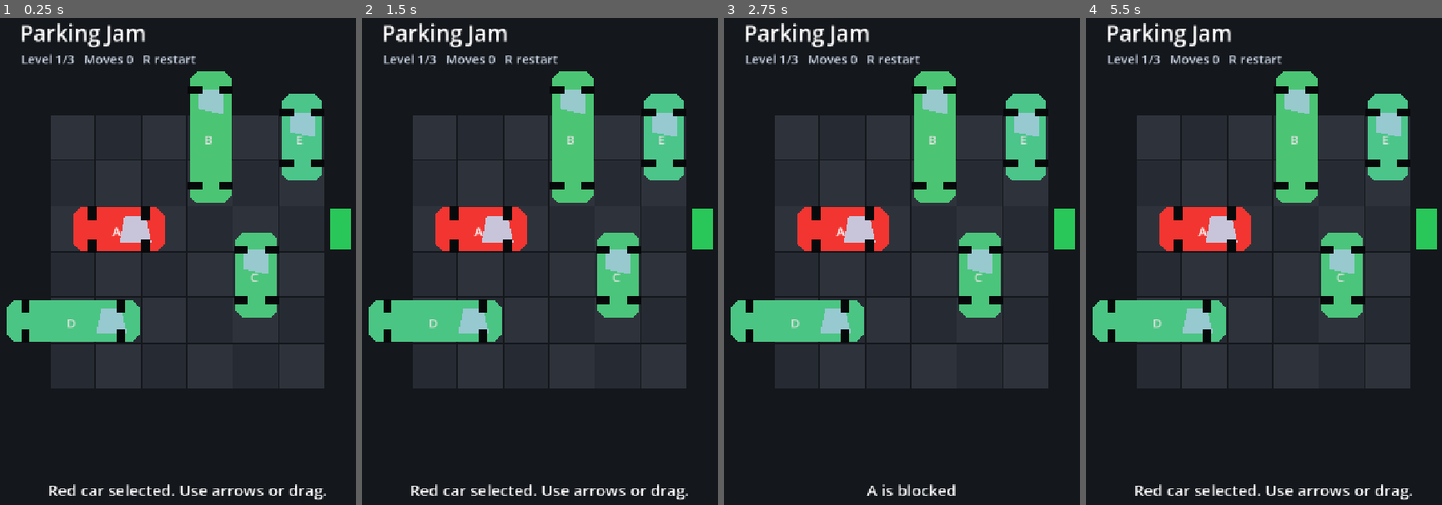
Above: before the commit, frames 1-4 (left to right).
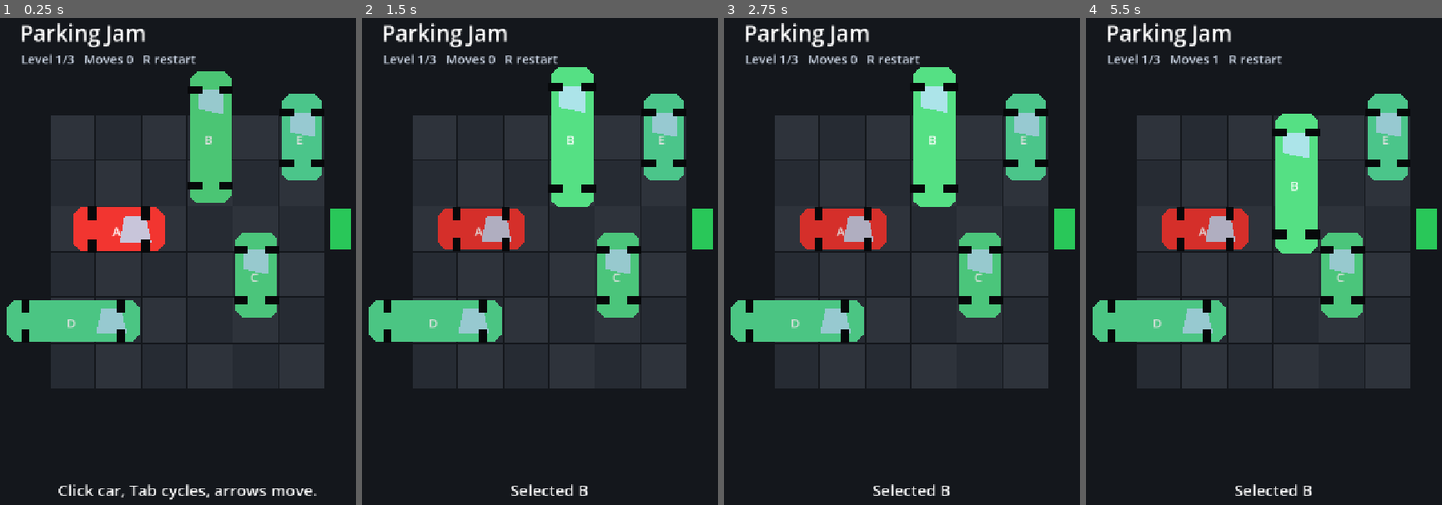
Above: after the commit, the same moments.

Repository: hpant5/Games
Game: Godot game, scene res://scenes/main.tscn
Same seed, same stepped clock (60 frames per second), same inputs: the game is played once before the commit and once after it.
Inputs (mouse positions are in pixels of both pictures, inside the frame that each line leads up to):
- Up to frame 1 (0.25 s): no input
- Up to frame 2 (1.5 s): tap Enter at 0.5 s; drag from (479, 227) to (572, 139) at 0.52 s; tap R (restart_level) at 1.25 s; drag from (572, 139) to (479, 227) at 1.27 s
- Up to frame 3 (2.75 s): tap R (restart_level) at 2 s; hold Right from 2.03 s (still down); tap 9 at 2.1 s; click (841, 227) at 2.17 s; tap Space at 2.3 s
- Up to frame 4 (5.5 s): release Right at 2.75 s; tap R (restart_level) at 2.75, 3.5, 4.25 s; drag from (1296, 139) to (1342, 276) at 2.77 s; drag from (1203, 227) to (1157, 319) at 3.52 s; drag from (1296, 139) to (1157, 319) at 4.27 s; move the mouse to (1203, 227) at 5.02 s; hold Down from 5.03 s (still down); tap 9 at 5.1 s; click (1203, 227) at 5.17 s; tap Space at 5.3 s

The runs differ from the first frame. In frame 1, 0.9% of the frame differs, in the area x 13-92%, y 95-99%; in frame 2, 6.2%; in frame 3, 5.7%; in frame 4, 7.3%, in the area x 13-92%, y 7-99%.

Commit message:
Add reliable car selection controls

Diff:
--- a/scripts/main.gd
+++ b/scripts/main.gd
@@ -26,12 +26,23 @@
 		load_level(level_index)
 	if completed:
 		return
+	if event is InputEventMouseButton and event.pressed and event.button_index == MOUSE_BUTTON_LEFT:
+		_select_car_at(event.position)
+	elif event is InputEventScreenTouch and event.pressed:
+		_select_car_at(event.position)
 	if selected_car == null:
 		return
 	if event is InputEventKey and event.pressed:
-		var direction := _direction_from_key(event.keycode)
-		if direction != 0:
-			try_move(selected_car, direction)
+		if event.keycode == KEY_TAB or event.keycode == KEY_SPACE:
+			_select_next_car()
+		else:
+			var number_index := _number_key_index(event.keycode)
+			if number_index >= 0 and number_index < cars.size():
+				_select_car(cars[number_index])
+			else:
+				var direction := _direction_from_key(event.keycode)
+				if direction != 0:
+					try_move(selected_car, direction)
 
 func load_level(index: int) -> void:
 	completed = false
@@ -53,7 +64,7 @@
 	_spawn_cars()
 	_select_target_car()
 	_update_hud()
-	message.text = "Red car selected. Use arrows or drag."
+	message.text = "Click car, Tab cycles, arrows move."
 
 func try_move(car: Node, direction: int) -> void:
 	var delta := Vector2i(direction, 0) if car.orientation == "h" else Vector2i(0, direction)
@@ -142,6 +153,27 @@
 	title.text = "Parking Jam"
 	hud.text = "Level %d/%d   Moves %d   R restart" % [level_index, max_levels, moves]
 
+func _select_car_at(screen_position: Vector2) -> void:
+	for i in range(cars.size() - 1, -1, -1):
+		var car := cars[i]
+		if _car_contains_point(car, screen_position):
+			_select_car(car)
+			return
+
+func _car_contains_point(car: Node, screen_position: Vector2) -> bool:
+	var car_size := Vector2(cell_size * car.length - 10.0, cell_size - 10.0)
+	if car.orientation == "v":
+		car_size = Vector2(cell_size - 10.0, cell_size * car.length - 10.0)
+	var rect := Rect2(car.position - car_size * 0.5, car_size)
+	return rect.has_point(screen_position)
+
+func _select_next_car() -> void:
+	if cars.is_empty():
+		return
+	var current_index := cars.find(selected_car)
+	var next_index := (current_index + 1) % cars.size()
+	_select_car(cars[next_index])
+
 func _direction_from_key(keycode: Key) -> int:
 	if selected_car.orientation == "h":
 		if keycode == KEY_LEFT:
@@ -154,3 +186,8 @@
 		if keycode == KEY_DOWN:
 			return 1
 	return 0
+
+func _number_key_index(keycode: Key) -> int:
+	if keycode >= KEY_1 and keycode <= KEY_9:
+		return int(keycode - KEY_1)
+	return -1
Not shown, changed: README.md
